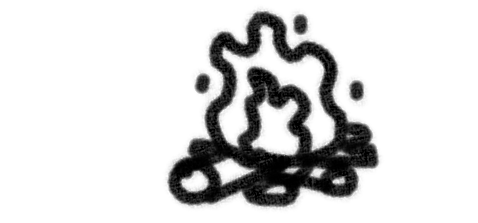
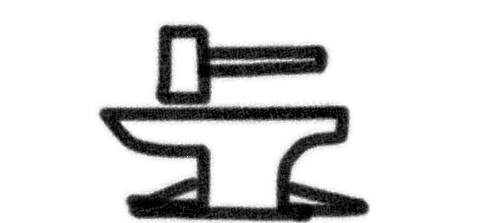
Layered file, before and after one edit (478px x 223px). Changes by layer:
added layer "Paint Layer 25" above "Paint Layer 24" over [94, 6, 383, 223]
hid "Paint Layer 23" over [128, 6, 383, 223]
